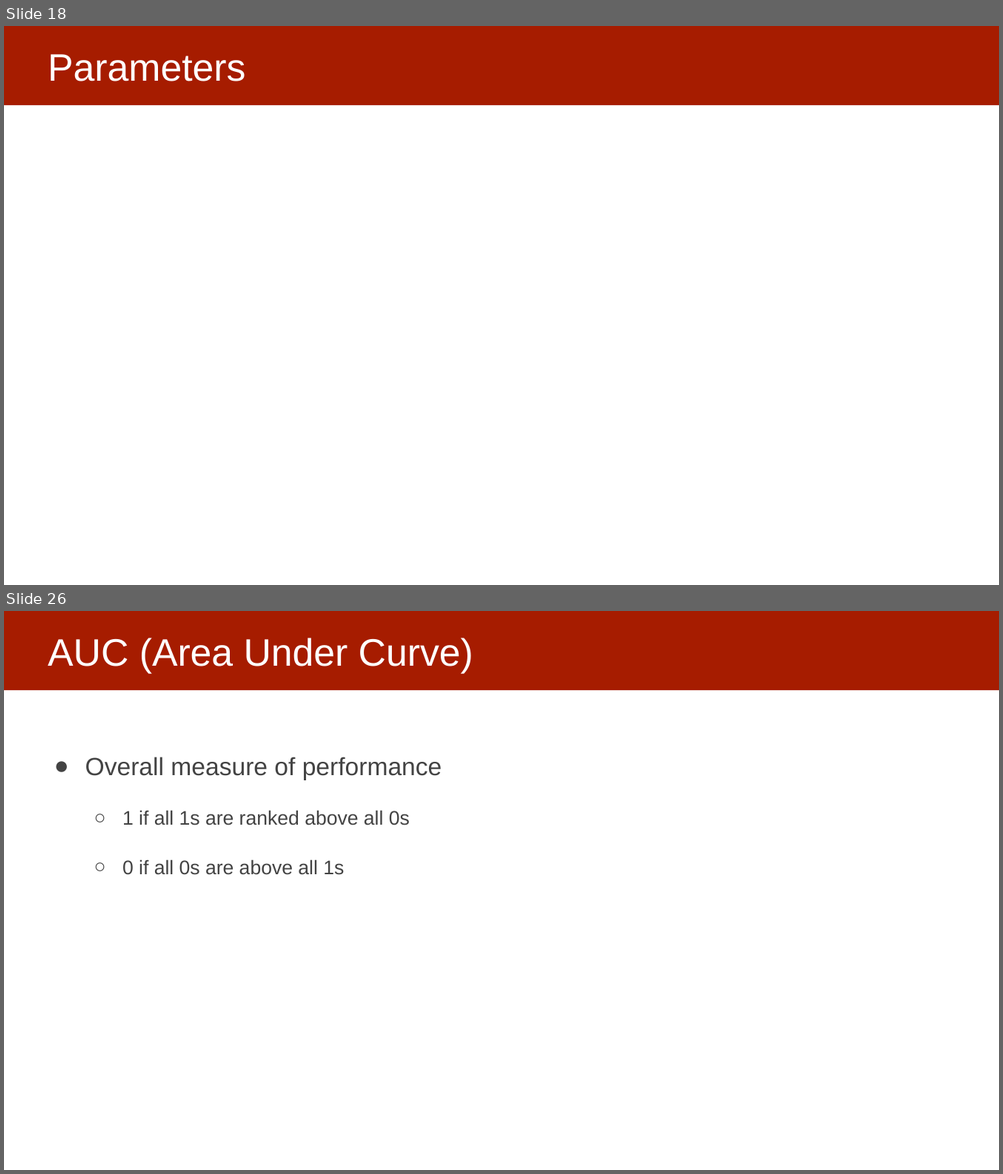
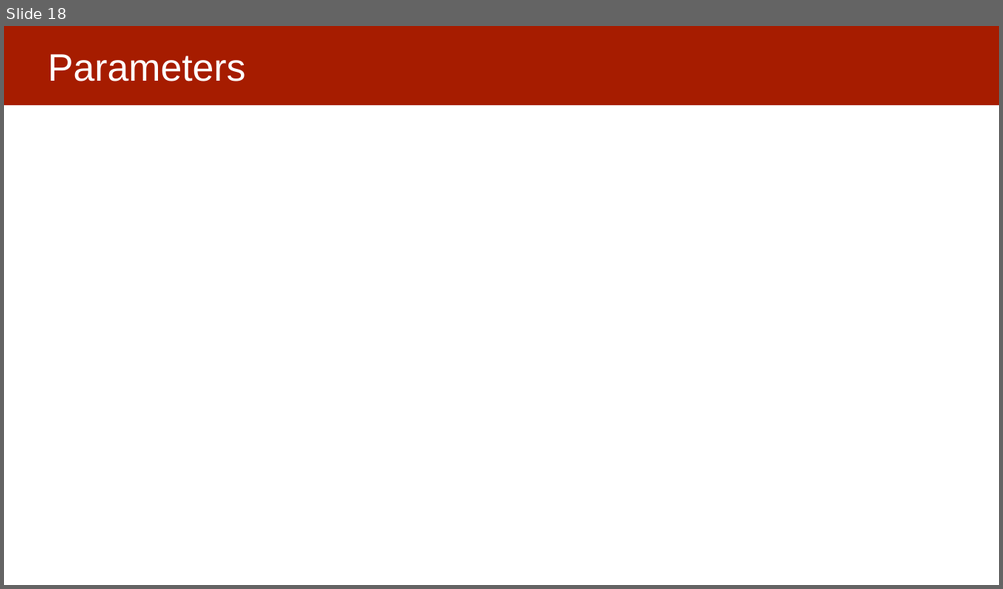
Before and after one commit to dssg/MLinPractice, a slide deck: Lectures/Lecture5-ModelSelection.pptx. Shown one above the other, each under a label of ours: slides 18 and 26 before the commit, slide 18 after it; the slides between them are not shown. The pictures are 1003x1174 and 1003x589 pixels, drawn with LibreOffice and Linux fonts; fonts in the diff are those of the drawing. Boxes give left, top, right and bottom in pixels: in the first picture for what was removed or moved away, otherwise in the second. Text is boxed around its words. In the diff, an @@ line names an element or a change of style, - is before the commit and + after.

```diff
--- a/Lectures/Lecture5-ModelSelection.pptx
+++ b/Lectures/Lecture5-ModelSelection.pptx
@@ slide 26 removed at [4,611,999,1170], background #FFFFFF; not listed: 1 template element that a slide beside it also shows @@
@@ title removed at [48,638,473,674] @@
-AUC (Area Under Curve)
@@ text removed at [85,757,442,875] @@
-● Overall measure of performance
-  ○ 1 if all 1s are ranked above all 0s
-  ○ 0 if all 0s are above all 1s
```
Also in this commit, not shown: 3 slides changed, 10 slides added, 10 other slides removed, 3 other files.
